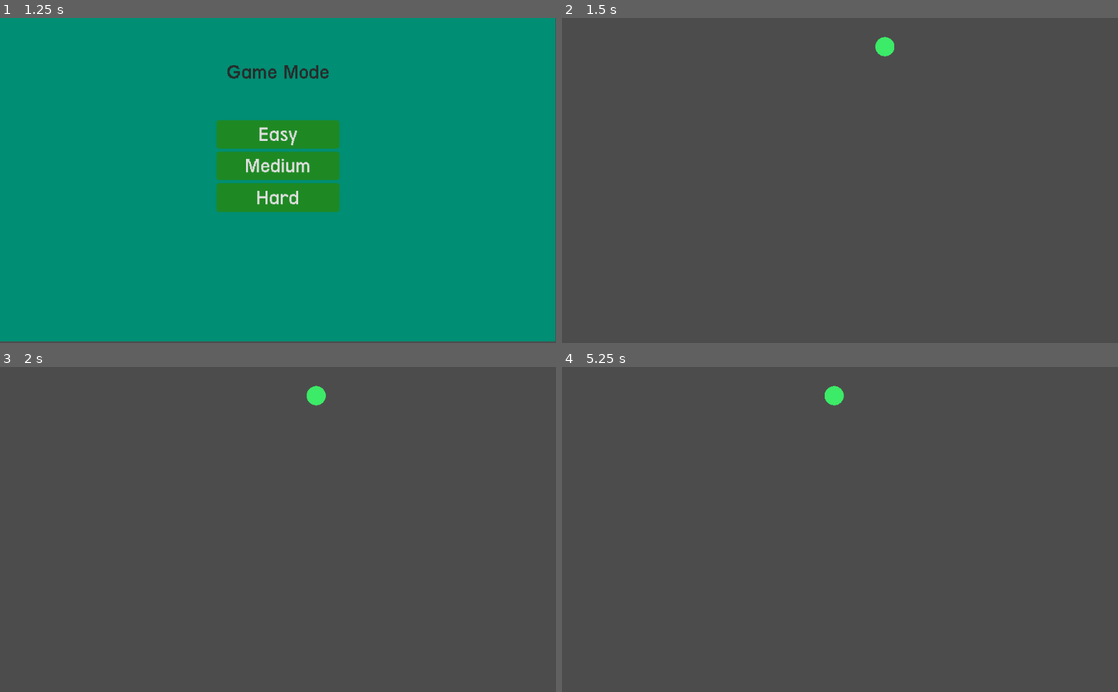
Above: before the commit, frames 1-4 (two rows, left to right).
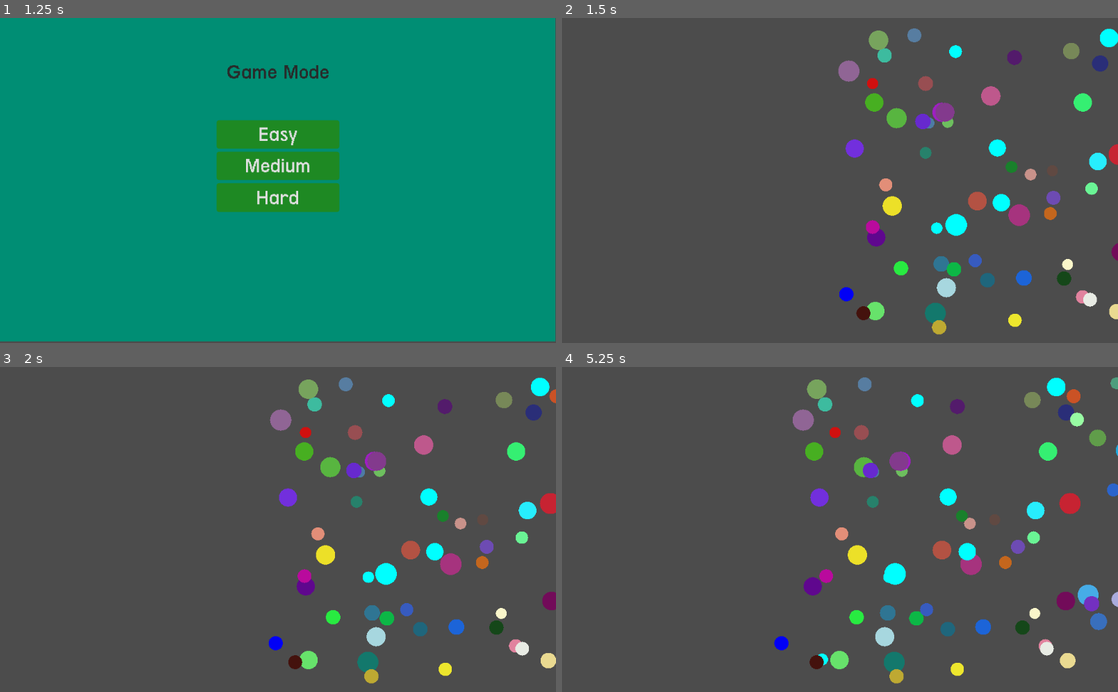
Above: after the commit, the same moments.

Repository: sldless/2DBullet
Game: Godot game, scene res://scripts/Menu/Menu.tscn
Same seed, same stepped clock (60 frames per second), same inputs: the game is played once before the commit and once after it.
Inputs (mouse positions are in pixels of both pictures, inside the frame that each line leads up to):
- Up to frame 1 (1.25 s): click "PLAY" at 0.5 s
- Up to frame 2 (1.5 s): click "Medium" at 1.25 s
- Up to frame 3 (2 s): no input
- Up to frame 4 (5.25 s): move the mouse to (878, 396) at 2.02 s; click (878, 396) at 2.1 s; move the mouse to (728, 545) at 2.77 s; click (728, 545) at 2.85 s; move the mouse to (895, 458) at 3.52 s; click (895, 458) at 3.6 s; move the mouse to (812, 594) at 4.27 s; click (812, 594) at 4.35 s; move the mouse to (1006, 578) at 5.02 s; click (1006, 578) at 5.1 s

Frame 1 is identical in both runs. In frame 2, 6.3% of the frame differs, in the area x 49-100%, y 3-98%; in frame 3, 6.5%; in frame 4, 7.4%, in the area x 38-100%, y 3-98%.
Error before the commit: Attempt to call function 'get_text' in base 'null instance' on a null instance. (res://scripts/enemy.gd:43)

Commit message:
added difficulty base and fixed some stuff

Diff:
--- a/scripts/Autoload/Global.gd
+++ b/scripts/Autoload/Global.gd
@@ -3,7 +3,7 @@
 
 var highscore : int
 var level : int
-var mode
+var mode : String
 class shop_items:
 	var double_coins : bool
 	var item2 : bool
--- a/scripts/Menu/home.gd
+++ b/scripts/Menu/home.gd
@@ -15,15 +15,15 @@
 
 func _on_EasyButton_pressed():
 	Global.mode = 'Easy'
-	get_tree().change_scene("res://scripts/enemy.tscn")
+	get_tree().change_scene("res://scripts/main.tscn")
 
 
 
 func _on_MeduimButton_pressed():
 	Global.mode = 'Medium'
-	get_tree().change_scene("res://scripts/enemy.tscn")
+	get_tree().change_scene("res://scripts/main.tscn")
 
 
 func _on_HardButton_pressed():
 	Global.mode = 'Hard'
-	get_tree().change_scene("res://scripts/enemy.tscn")
+	get_tree().change_scene("res://scripts/main.tscn")
--- a/scripts/main.gd
+++ b/scripts/main.gd
@@ -7,23 +7,78 @@
 
 func _ready():
 	var enssc = preload('res://scripts/enemy.tscn')
-	for i in 80:
-		randomize()
-		var ensc = enssc.instance()
-		ensc.set_name("Circle_"+ str(i))
-		get_node(".").add_child(ensc)
-		var nop = get_node("Circle_" + str(i))
-		nop.get_node("CollisionShape2D").shape.set_radius(nop.enemy.size)
-		if i % 6 == 0:
-			nop.enemy.color = Color.aqua
-			nop.enemy.deadly = true
+	if Global.mode == "Easy":
+		for i in 40:
+			randomize()
+			var ensc = enssc.instance()
+			ensc.set_name("Circle_"+ str(i))
+			get_node(".").add_child(ensc)
+			var nop = get_node("Circle_" + str(i))
+			nop.get_node("CollisionShape2D").shape.set_radius(nop.enemy.size)
+			if i % 16 == 0:
+				nop.enemy.color = Color.aqua
+				nop.enemy.deadly = true
+
+	if Global.mode == "Medium":
+		for i in 80:
+			randomize()
+			var ensc = enssc.instance()
+			ensc.set_name("Circle_"+ str(i))
+			get_node(".").add_child(ensc)
+			var nop = get_node("Circle_" + str(i))
+			nop.get_node("CollisionShape2D").shape.set_radius(nop.enemy.size)
+			if i % 10 == 0:
+				nop.enemy.color = Color.aqua
+				nop.enemy.deadly = true
+
+	if Global.mode == "Hard":
+		for i in 120:
+			randomize()
+			var ensc = enssc.instance()
+			ensc.set_name("Circle_"+ str(i))
+			get_node(".").add_child(ensc)
+			var nop = get_node("Circle_" + str(i))
+			nop.get_node("CollisionShape2D").shape.set_radius(nop.enemy.size)
+			if i % 4 == 0:
+				nop.enemy.color = Color.aqua
+				nop.enemy.deadly = true
+
 func _on_RespawnTimer_timeout():
 	var enssc = preload('res://scripts/enemy.tscn')
-	for i in 20:
-		randomize()
-		var ensc = enssc.instance()
-		ensc.set_name("Circle_"+ str(i))
-		get_node(".").add_child(ensc)
-		var nop = get_node("Circle_" + str(i))
-		nop.get_node("CollisionShape2D").shape.set_radius(nop.enemy.size)
+	if Global.mode == "Easy":
+		for i in 20:
+			randomize()
+			var ensc = enssc.instance()
+			ensc.set_name("Circle_"+ str(i))
+			get_node(".").add_child(ensc)
+			var nop = get_node("Circle_" + str(i))
+			nop.get_node("CollisionShape2D").shape.set_radius(nop.enemy.size)
+			if i % 16 == 0:
+				nop.enemy.color = Color.aqua
+				nop.enemy.deadly = true
+
+	if Global.mode == "Medium":
+		for i in 40:
+			randomize()
+			var ensc = enssc.instance()
+			ensc.set_name("Circle_"+ str(i))
+			get_node(".").add_child(ensc)
+			var nop = get_node("Circle_" + str(i))
+			nop.get_node("CollisionShape2D").shape.set_radius(nop.enemy.size)
+			if i % 10 == 0:
+				nop.enemy.color = Color.aqua
+				nop.enemy.deadly = true
+
+	if Global.mode == "Hard":
+		for i in 60:
+			randomize()
+			var ensc = enssc.instance()
+			ensc.set_name("Circle_"+ str(i))
+			get_node(".").add_child(ensc)
+			var nop = get_node("Circle_" + str(i))
+			nop.get_node("CollisionShape2D").shape.set_radius(nop.enemy.size)
+			if i % 4 == 0:
+				nop.enemy.color = Color.aqua
+				nop.enemy.deadly = true
+
 	$RespawnTimer.start()
Not shown: 1 places in scripts/Menu/Menu.tscn that only renumber resources
